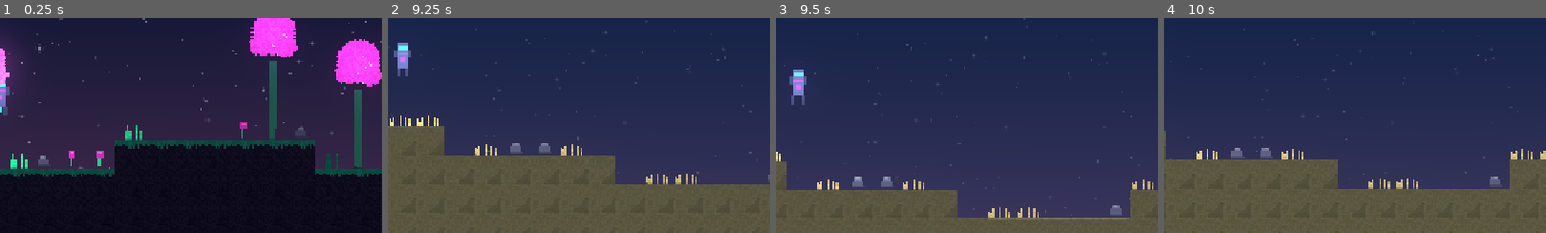
Above: before the commit, frames 1-4 (left to right).
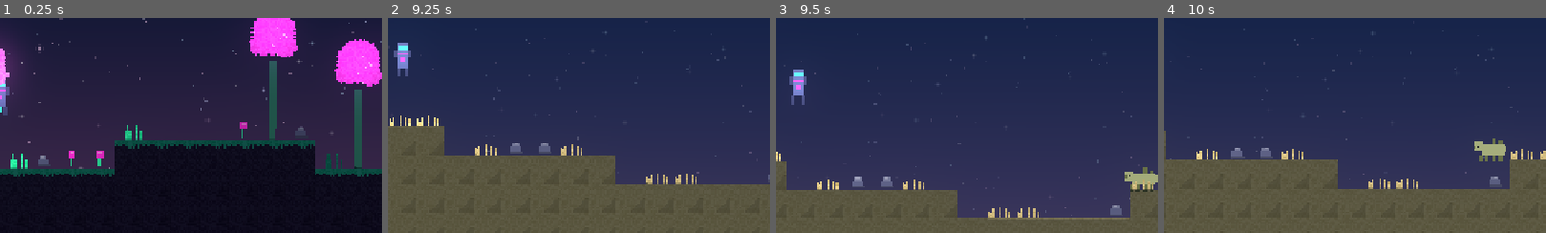
Above: after the commit, the same moments.

Repository: jaygriggsau/exocraft
Game: Godot game, scene res://scenes/Main.tscn
The game is run twice, just before and just after one commit, with the same random seed, the same clock (stepped at 60 frames per second) and the same inputs.
Inputs (mouse positions are % of the whole screen's width and height, from its top left):
- Up to frame 1 (0.25 s): no input
- Up to frame 2 (9.25 s): tap Enter at 0.5 s; move the mouse to (72, 45) at 0.52 s; hold Shift (sprint) 0.53-1.28 s; hold D (move_right) 0.53-2.03 s; click (72, 45) at 0.67 s; tap Space (jump) at 0.77, 1.52, 3.02, 3.77, 4.52, 6.02, 6.77, 7.52, 9.02 s; move the mouse to (30, 55) at 1.27 s; tap P (toggle_enemies) at 1.35, 5.85 s; move the mouse to (60, 28) at 2.02 s; hold A (move_left) 2.03-2.78 s; tap Tab at 2.1, 6.6 s; move the mouse to (45, 70) at 2.77 s; hold D (move_right) 2.78-4.28 s; tap 1 at 2.85, 7.35 s; click (45, 70) at 2.92 s; move the mouse to (80, 65) at 3.52 s; tap 9 at 3.6, 8.1 s; move the mouse to (20, 35) at 4.27 s; hold A (move_left) 4.28-5.03 s; tap 0 at 4.35, 8.85 s; move the mouse to (55, 50) at 5.02 s; hold D (move_right) 5.03-5.78 s; hold Shift (sprint) 5.03-5.78 s; click (55, 50) at 5.17 s; move the mouse to (35, 25) at 5.77 s; hold A (move_left) 5.78-7.28 s; move the mouse to (72, 45) at 6.52 s; move the mouse to (30, 55) at 7.27 s; hold D (move_right) from 7.28 s (still down); click (30, 55) at 7.42 s; move the mouse to (60, 28) at 8.02 s; move the mouse to (45, 70) at 8.77 s
- Up to frame 3 (9.5 s): keep holding D (move_right)
- Up to frame 4 (10 s): move the mouse to (80, 65) at 9.52 s; release D (move_right) at 9.53 s; hold A (move_left) from 9.53 s (still down); hold Shift (sprint) from 9.53 s (still down); click (80, 65) at 9.67 s; tap Space (jump) at 9.77 s
The pictures show only the part of the screen within x 50-100%, y 33-83%; the shares and areas given below are measured in that part.

Frames 1-2 are identical in both runs. In frame 3, 0.5% of the frame differs, in the area x 91-100%, y 69-81%; in frame 4, 0.6%, in the area x 81-90%, y 56-67%.

Commit message:
Add alien fauna: passive and territorial animals
- New data-driven Creature base with two AI modes:
  PASSIVE (wander, flee when hurt) and TERRITORIAL (wander, attack only when
  the player is within detect range), supporting ground + flying + ranged
- Bestiary in EnemySpawner: Grazer, Hopper, Floater (passive) and Crawler,
  Stalker (night), Spitter (ranged), Drone (territorial); weighted, biome- and
  time-gated spawns with biome tinting for grazers/hoppers
- Replaces the old always-aggressive Crawler/Drone scripts
- Projectiles now hit the 'creatures' group; peaceful mode only clears the
  'hostile' group so passive animals keep roaming

https://claude.ai/code/session_01Lbtdt6KHnYyPZuVhH3cTWJ

Diff:
--- a/scripts/autoload/Art.gd
+++ b/scripts/autoload/Art.gd
@@ -227,6 +227,11 @@
 	_sprites["player"] = ImageTexture.create_from_image(_make_player())
 	_sprites["crawler"] = ImageTexture.create_from_image(_make_crawler())
 	_sprites["drone"] = ImageTexture.create_from_image(_make_drone())
+	_sprites["grazer"] = ImageTexture.create_from_image(_make_grazer())
+	_sprites["hopper"] = ImageTexture.create_from_image(_make_hopper())
+	_sprites["floater"] = ImageTexture.create_from_image(_make_floater())
+	_sprites["stalker"] = ImageTexture.create_from_image(_make_stalker())
+	_sprites["spitter"] = ImageTexture.create_from_image(_make_spitter())
 	_sprites["bolt"] = ImageTexture.create_from_image(_make_bolt())
 	_sprites["star"] = ImageTexture.create_from_image(_make_starfield())
 	_sprites["sun"] = ImageTexture.create_from_image(_make_disc(Color("ffe8a8"), Color("ff9a3a")))
@@ -296,6 +301,82 @@
 	img.set_pixel(6, 6, eye.lightened(0.4))
 	_rect(img, 0, 6, 2, 2, sh_l)        # side thrusters
 	_rect(img, 12, 6, 2, 2, sh_l)
+	return img
+
+func _make_grazer() -> Image:
+	# 20x14 docile six-legged grazer
+	var img := _new_image(20, 14)
+	var body := Color("9aa884")
+	var dark := Color("5f6c49")
+	_rect(img, 3, 4, 13, 6, body)
+	_rect(img, 2, 5, 2, 4, body)        # rump
+	_rect(img, 15, 3, 5, 5, body)       # head
+	_rect(img, 19, 5, 1, 2, dark)       # snout
+	img.set_pixel(17, 5, Color("20242a"))   # eye
+	_rect(img, 4, 2, 2, 2, dark)        # back fins
+	_rect(img, 8, 1, 2, 3, dark)
+	for lx in [4, 8, 12, 15]:
+		_rect(img, lx, 10, 2, 4, dark)
+	return img
+
+func _make_hopper() -> Image:
+	# 12x12 small skittish hopper
+	var img := _new_image(12, 12)
+	var body := Color("b06ad0")
+	var dark := Color("6f3f8f")
+	_rect(img, 3, 3, 6, 5, body)
+	img.set_pixel(4, 5, Color("20242a"))
+	img.set_pixel(7, 5, Color("20242a"))
+	_rect(img, 2, 8, 2, 4, dark)        # big folded legs
+	_rect(img, 8, 8, 2, 4, dark)
+	_rect(img, 4, 9, 4, 3, body)
+	return img
+
+func _make_floater() -> Image:
+	# 16x18 drifting jelly-floater
+	var img := _new_image(16, 18)
+	var bell := Color("6fd0e0")
+	var bell_l := Color("aef0ff")
+	for y in 8:
+		var ww := 14 - absi(4 - y)
+		_rect(img, 8 - ww / 2, y, ww, 1, bell if y % 2 == 0 else bell_l)
+	_rect(img, 5, 8, 6, 1, bell_l)
+	for tx in [4, 7, 10]:               # tentacles
+		_rect(img, tx, 9, 1, 8, bell)
+	img.set_pixel(6, 4, Color("20242a"))
+	img.set_pixel(9, 4, Color("20242a"))
+	return img
+
+func _make_stalker() -> Image:
+	# 22x12 sleek territorial predator
+	var img := _new_image(22, 12)
+	var body := Color("3a2350")
+	var body_l := Color("5a3a78")
+	var eye := Color("ff4d4d")
+	_rect(img, 2, 5, 16, 4, body)
+	_rect(img, 3, 5, 14, 1, body_l)
+	_rect(img, 16, 3, 6, 5, body)       # head
+	_rect(img, 20, 5, 2, 2, eye)        # eye
+	for sx in [5, 8, 11, 14]:           # back spikes
+		_rect(img, sx, 3, 1, 2, body_l)
+	for lx in [4, 8, 12, 15]:           # legs
+		_rect(img, lx, 9, 2, 3, body)
+	return img
+
+func _make_spitter() -> Image:
+	# 18x14 squat ranged spitter
+	var img := _new_image(18, 14)
+	var body := Color("4a6a3a")
+	var body_l := Color("6f9a52")
+	var eye := Color("ffd23a")
+	_rect(img, 3, 4, 12, 8, body)
+	_rect(img, 4, 4, 10, 2, body_l)
+	_rect(img, 13, 6, 4, 3, body_l)     # snout/mouth
+	_rect(img, 15, 7, 2, 1, Color("20242a"))   # mouth slit
+	_rect(img, 9, 3, 3, 3, body)        # eye bump
+	_rect(img, 10, 4, 2, 2, eye)
+	for lx in [3, 13]:
+		_rect(img, lx, 11, 3, 3, body)
 	return img
 
 func _make_bolt() -> Image:
--- a/scripts/entities/Crawler.gd
+++ /dev/null
@@ -1,71 +0,0 @@
-class_name Crawler
-extends CharacterBody2D
-## Ground-bound alien bug. Walks toward the player, hops over obstacles, and
-## deals contact damage. Collides only with the world (not the player or other
-## crawlers) so it never shoves things around.
-
-const SPEED := 56.0
-const GRAVITY := 760.0
-const MAX_FALL := 520.0
-const JUMP := -250.0
-const TOUCH_DAMAGE := 8.0
-const TOUCH_RANGE := 14.0
-const MAX_HP := 30.0
-
-var hp := MAX_HP
-var _sprite: Sprite2D
-var _hit_cd := 0.0
-
-func _ready() -> void:
-	add_to_group("enemies")
-	collision_layer = 4
-	collision_mask = 1
-	var shape := CollisionShape2D.new()
-	var r := RectangleShape2D.new()
-	r.size = Vector2(16, 11)
-	shape.shape = r
-	add_child(shape)
-	_sprite = Sprite2D.new()
-	_sprite.texture = Art.sprite("crawler")
-	_sprite.texture_filter = CanvasItem.TEXTURE_FILTER_NEAREST
-	add_child(_sprite)
-
-func _physics_process(dt: float) -> void:
-	_hit_cd = maxf(0.0, _hit_cd - dt)
-	var p = Game.player
-	if p == null:
-		return
-
-	var dx: float = p.global_position.x - global_position.x
-	var dirx := signf(dx)
-	velocity.x = dirx * SPEED
-	_sprite.flip_h = dirx < 0
-
-	if not is_on_floor():
-		velocity.y = minf(velocity.y + GRAVITY * dt, MAX_FALL)
-	elif is_on_wall() and absf(dx) > 4.0:
-		velocity.y = JUMP
-
-	move_and_slide()
-
-	# contact damage
-	if _hit_cd <= 0.0 and global_position.distance_to(p.global_position) <= TOUCH_RANGE:
-		p.take_damage(TOUCH_DAMAGE)
-		_hit_cd = 0.5
-
-	# despawn if the player wanders very far away
-	if global_position.distance_to(p.global_position) > 900.0:
-		queue_free()
-
-func take_damage(amount: float) -> void:
-	hp -= amount
-	modulate = Color(1, 0.4, 0.4)
-	create_tween().tween_property(self, "modulate", Color.WHITE, 0.2)
-	if hp <= 0.0:
-		_die()
-
-func _die() -> void:
-	var drop := ItemPickup.new()
-	drop.setup("scrap", 1 + (randi() % 2), global_position)
-	Game.world.add_child(drop)
-	queue_free()
--- /dev/null
+++ b/scripts/entities/Creature.gd
@@ -0,0 +1,169 @@
+class_name Creature
+extends CharacterBody2D
+## Generic alien animal. Two behaviours:
+##   PASSIVE     - wanders aimlessly, never attacks, flees when hurt
+##   TERRITORIAL - wanders until the player enters detect_range, then attacks
+##                 (contact, or ranged for spitters); calms down out of range
+## Configure the public fields before add_child(); _ready() applies them.
+## Ground creatures collide with the world; flying ones phase through it.
+
+enum { PASSIVE, TERRITORIAL }
+
+const GRAVITY := 760.0
+const MAX_FALL := 520.0
+const JUMP := -250.0
+
+# --- config (set on spawn) ---
+var species := "creature"
+var sprite_name := "grazer"
+var behavior := PASSIVE
+var flying := false
+var max_hp := 20.0
+var move_speed := 45.0
+var body_size := Vector2(16, 12)
+var detect_range := 150.0
+var touch_damage := 8.0
+var touch_range := 14.0
+var ranged := false
+var shoot_range := 170.0
+var shoot_cooldown := 1.6
+var projectile_damage := 8.0
+var projectile_speed := 150.0
+var drops: Array = []          # [[item_id, count, chance], ...]
+var tint := Color.WHITE
+
+# --- runtime ---
+var hp := 0.0
+var _sprite: Sprite2D
+var _state := 0                # 0 wander, 1 chase, 2 flee
+var _wander := 0.0             # ground: direction; flying: heading angle
+var _wander_t := 0.0
+var _flee_t := 0.0
+var _hit_cd := 0.0
+var _shoot_t := 0.0
+var _bob := 0.0
+
+func _ready() -> void:
+	add_to_group("creatures")
+	if behavior == TERRITORIAL:
+		add_to_group("hostile")
+	hp = max_hp
+	collision_layer = 4
+	collision_mask = 0 if flying else 1
+	if flying:
+		motion_mode = CharacterBody2D.MOTION_MODE_FLOATING
+	var shape := CollisionShape2D.new()
+	var r := RectangleShape2D.new()
+	r.size = body_size
+	shape.shape = r
+	add_child(shape)
+	_sprite = Sprite2D.new()
+	_sprite.texture = Art.sprite(sprite_name)
+	_sprite.texture_filter = CanvasItem.TEXTURE_FILTER_NEAREST
+	_sprite.modulate = tint
+	add_child(_sprite)
+	if flying:
+		var l := PointLight2D.new()
+		l.texture = Art.light_texture()
+		l.color = Color("ff5a5a") if behavior == TERRITORIAL else Color("8fe0ff")
+		l.energy = 0.5
+		l.scale = Vector2(0.3, 0.3)
+		add_child(l)
+	_wander = randf() * TAU if flying else (1.0 if randf() < 0.5 else -1.0)
+	_wander_t = randf_range(0.6, 1.8)
+
+func _physics_process(dt: float) -> void:
+	_hit_cd = maxf(0.0, _hit_cd - dt)
+	_shoot_t = maxf(0.0, _shoot_t - dt)
+	_flee_t = maxf(0.0, _flee_t - dt)
+	_bob += dt
+	var p = Game.player
+	if p == null:
+		return
+	var to_player: Vector2 = p.global_position - global_position
+	var dist := to_player.length()
+
+	if _flee_t > 0.0:
+		_state = 2
+	elif behavior == TERRITORIAL and dist <= detect_range:
+		_state = 1
+	else:
+		_state = 0
+
+	if flying:
+		_move_fly(dt, to_player)
+	else:
+		_move_walk(dt, to_player)
+
+	# attacks (territorial only, while engaged)
+	if _state == 1:
+		if ranged:
+			if dist <= shoot_range and _shoot_t <= 0.0:
+				_shoot(to_player.normalized())
+				_shoot_t = shoot_cooldown
+		elif _hit_cd <= 0.0 and dist <= touch_range:
+			p.take_damage(touch_damage)
+			_hit_cd = 0.6
+
+	if dist > 1200.0:
+		queue_free()
+
+func _move_walk(dt: float, to_player: Vector2) -> void:
+	var dir := 0.0
+	match _state:
+		1: dir = signf(to_player.x)
+		2: dir = -signf(to_player.x)
+		_:
+			_wander_t -= dt
+			if _wander_t <= 0.0:
+				_wander_t = randf_range(0.8, 2.4)
+				_wander = [-1.0, 0.0, 0.0, 1.0][randi() % 4]
+			dir = _wander
+	var spd := move_speed * (1.5 if _state == 2 else 1.0)
+	velocity.x = dir * spd
+	if dir != 0.0:
+		_sprite.flip_h = dir < 0
+	if not is_on_floor():
+		velocity.y = minf(velocity.y + GRAVITY * dt, MAX_FALL)
+	elif is_on_wall() and dir != 0.0:
+		velocity.y = JUMP
+	move_and_slide()
+
+func _move_fly(dt: float, to_player: Vector2) -> void:
+	var target := Vector2.ZERO
+	match _state:
+		1: target = to_player.normalized() * move_speed
+		2: target = -to_player.normalized() * move_speed * 1.4
+		_:
+			_wander_t -= dt
+			if _wander_t <= 0.0:
+				_wander_t = randf_range(1.0, 2.6)
+				_wander = randf() * TAU
+			target = Vector2(cos(_wander), sin(_wander)) * move_speed * 0.6
+	velocity = velocity.lerp(target, 0.05)
+	velocity.y += sin(_bob * 3.0) * 5.0
+	if absf(velocity.x) > 1.0:
+		_sprite.flip_h = velocity.x < 0
+	move_and_slide()
+
+func _shoot(dir: Vector2) -> void:
+	var b := Projectile.new()
+	b.setup(global_position + dir * 10.0, dir, projectile_damage, projectile_speed, false)
+	Game.world.add_child(b)
+
+func take_damage(amount: float) -> void:
+	hp -= amount
+	modulate = Color(1, 0.4, 0.4)
+	create_tween().tween_property(self, "modulate", Color.WHITE, 0.2)
+	if behavior == PASSIVE:
+		_flee_t = 4.0          # bolt away when hurt
+	if hp <= 0.0:
+		_die()
+
+func _die() -> void:
+	for d in drops:
+		if randf() <= d[2]:
+			var pk := ItemPickup.new()
+			pk.setup(d[0], d[1], global_position)
+			Game.world.add_child(pk)
+	queue_free()
--- a/scripts/entities/Drone.gd
+++ /dev/null
@@ -1,63 +0,0 @@
-class_name Drone
-extends Node2D
-## Flying sentry drone. Drifts toward the player through the air (phases through
-## terrain like a hovering machine) and deals contact damage. Tougher to reach
-## than crawlers but easy to shoot.
-
-const SPEED := 70.0
-const TOUCH_DAMAGE := 10.0
-const TOUCH_RANGE := 13.0
-const MAX_HP := 22.0
-
-var hp := MAX_HP
-var _vel := Vector2.ZERO
-var _hit_cd := 0.0
-var _bob := 0.0
-
-func setup(pos: Vector2) -> void:
-	global_position = pos
-
-func _ready() -> void:
-	add_to_group("enemies")
-	var s := Sprite2D.new()
-	s.texture = Art.sprite("drone")
-	s.texture_filter = CanvasItem.TEXTURE_FILTER_NEAREST
-	add_child(s)
-	var l := PointLight2D.new()
-	l.texture = Art.light_texture()
-	l.color = Color("ff5a5a")
-	l.energy = 0.7
-	l.scale = Vector2(0.28, 0.28)
-	add_child(l)
-
-func _physics_process(dt: float) -> void:
-	_hit_cd = maxf(0.0, _hit_cd - dt)
-	_bob += dt * 3.0
-	var p = Game.player
-	if p == null:
-		return
-
-	var to: Vector2 = (p.global_position - global_position)
-	_vel = _vel.lerp(to.normalized() * SPEED, 0.05)
-	global_position += _vel * dt
-	position.y += sin(_bob) * 0.2
-
-	if _hit_cd <= 0.0 and global_position.distance_to(p.global_position) <= TOUCH_RANGE:
-		p.take_damage(TOUCH_DAMAGE)
-		_hit_cd = 0.6
-
-	if global_position.distance_to(p.global_position) > 1100.0:
-		queue_free()
-
-func take_damage(amount: float) -> void:
-	hp -= amount
-	modulate = Color(1, 0.4, 0.4)
-	create_tween().tween_property(self, "modulate", Color.WHITE, 0.2)
-	if hp <= 0.0:
-		_die()
-
-func _die() -> void:
-	var drop := ItemPickup.new()
-	drop.setup("energy_core" if randf() < 0.4 else "scrap", 1, global_position)
-	Game.world.add_child(drop)
-	queue_free()
--- a/scripts/entities/Projectile.gd
+++ b/scripts/entities/Projectile.gd
@@ -40,7 +40,7 @@
 		queue_free()
 		return
 	if _from_player:
-		_hit_group("enemies")
+		_hit_group("creatures")
 	else:
 		_hit_player()
 
--- a/scripts/world/EnemySpawner.gd
+++ b/scripts/world/EnemySpawner.gd
@@ -1,47 +1,128 @@
 extends Node
-## Spawns enemies in a ring around the player, just off-screen, up to a cap.
+## Spawns alien fauna in a ring around the player, up to a cap. Species are
+## data-driven (see SPECIES). Passive animals always roam; territorial ones are
+## suppressed while peaceful mode is on.
 
-const INTERVAL := 2.5
-const MAX_ENEMIES := 8
-const MIN_TILES := 16    ## spawn no closer than this (off-screen)
+const INTERVAL := 2.0
+const MAX_CREATURES := 12
+const MIN_TILES := 16
 const MAX_TILES := 24
 
 var _t := 0.0
+var SPECIES := []
 
 func _ready() -> void:
 	Game.enemies_toggled.connect(_on_toggled)
+	SPECIES = [
+		# --- passive animals ---
+		{"id": "grazer", "sprite": "grazer", "behavior": Creature.PASSIVE, "hp": 30.0,
+			"speed": 34.0, "size": Vector2(18, 12), "tint_biome": true, "weight": 3.0,
+			"drops": [["biomass", 1, 0.9], ["biomass", 1, 0.4]]},
+		{"id": "hopper", "sprite": "hopper", "behavior": Creature.PASSIVE, "hp": 14.0,
+			"speed": 74.0, "size": Vector2(12, 10), "tint_biome": true, "weight": 3.0,
+			"drops": [["biomass", 1, 0.6], ["scrap", 1, 0.3]]},
+		{"id": "floater", "sprite": "floater", "behavior": Creature.PASSIVE, "flying": true,
+			"hp": 18.0, "speed": 40.0, "size": Vector2(14, 14), "weight": 2.0,
+			"drops": [["energy_core", 1, 0.3], ["scrap", 1, 0.4]]},
+		# --- territorial animals (attack when player is in range) ---
+		{"id": "crawler", "sprite": "crawler", "behavior": Creature.TERRITORIAL, "hp": 30.0,
+			"speed": 56.0, "size": Vector2(16, 11), "detect": 150.0, "touch": 8.0, "weight": 2.0,
+			"drops": [["scrap", 1, 1.0], ["scrap", 1, 0.4]]},
+		{"id": "stalker", "sprite": "stalker", "behavior": Creature.TERRITORIAL, "hp": 38.0,
+			"speed": 66.0, "size": Vector2(20, 11), "detect": 175.0, "touch": 11.0,
+			"night_only": true, "weight": 2.0,
+			"drops": [["scrap", 1, 1.0], ["metal_ore", 1, 0.3]]},
+		{"id": "spitter", "sprite": "spitter", "behavior": Creature.TERRITORIAL, "hp": 24.0,
+			"speed": 28.0, "size": Vector2(16, 12), "detect": 220.0, "ranged": true,
+			"shoot_range": 200.0, "shoot_cd": 1.6, "pdmg": 8.0, "pspeed": 160.0, "weight": 1.0,
+			"drops": [["scrap", 1, 0.6], ["energy_core", 1, 0.3]]},
+		{"id": "drone", "sprite": "drone", "behavior": Creature.TERRITORIAL, "flying": true,
+			"hp": 22.0, "speed": 70.0, "size": Vector2(14, 14), "detect": 210.0, "touch": 10.0,
+			"weight": 2.0, "drops": [["energy_core", 1, 0.4], ["scrap", 1, 0.5]]},
+	]
 
 func _on_toggled(enabled: bool) -> void:
 	if not enabled:
-		for e in get_tree().get_nodes_in_group("enemies"):
+		# peaceful mode only clears hostile creatures; animals keep roaming
+		for e in get_tree().get_nodes_in_group("hostile"):
 			e.queue_free()
 
 func _process(dt: float) -> void:
-	if not Game.enemies_enabled or Game.player == null or Game.world == null:
+	if Game.player == null or Game.world == null:
 		return
 	_t += dt
 	if _t < INTERVAL:
 		return
 	_t = 0.0
-	if get_tree().get_nodes_in_group("enemies").size() >= MAX_ENEMIES:
+	if get_tree().get_nodes_in_group("creatures").size() >= MAX_CREATURES:
 		return
-	if randf() < 0.6:
-		_spawn_crawler()
+	var pool := _eligible_pool()
+	if pool.is_empty():
+		return
+	_spawn(_pick(pool))
+
+func _eligible_pool() -> Array:
+	var peaceful := not Game.enemies_enabled
+	var night := Game.day_phase() == "Night"
+	var pool := []
+	for s in SPECIES:
+		if peaceful and s.behavior != Creature.PASSIVE:
+			continue
+		if s.get("night_only", false) and not night:
+			continue
+		pool.append(s)
+	return pool
+
+func _pick(pool: Array) -> Dictionary:
+	var total := 0.0
+	for s in pool:
+		total += s.weight
+	var r := randf() * total
+	for s in pool:
+		r -= s.weight
+		if r <= 0.0:
+			return s
+	return pool.back()
+
+func _biome_color(biome: int) -> Color:
+	match biome:
+		World.TUNDRA: return Color("aee8ff")
+		World.DUNES: return Color("d9c27a")
+		World.JUNGLE: return Color("a6ff3a")
+		_: return Color("2bf0a0")
+
+func configure(s: Dictionary, biome: int) -> Creature:
+	var c := Creature.new()
+	c.species = s.id
+	c.sprite_name = s.sprite
+	c.behavior = s.behavior
+	c.flying = s.get("flying", false)
+	c.max_hp = s.hp
+	c.move_speed = s.speed
+	c.body_size = s.size
+	c.detect_range = s.get("detect", 150.0)
+	c.touch_damage = s.get("touch", 8.0)
+	c.ranged = s.get("ranged", false)
+	c.shoot_range = s.get("shoot_range", 170.0)
+	c.shoot_cooldown = s.get("shoot_cd", 1.6)
+	c.projectile_damage = s.get("pdmg", 8.0)
+	c.projectile_speed = s.get("pspeed", 150.0)
+	c.drops = s.drops
+	if s.get("tint_biome", false):
+		c.tint = Color.WHITE.lerp(_biome_color(biome), 0.35)
+	return c
+
+func _spawn(s: Dictionary) -> void:
+	var ptile: Vector2i = Game.world.world_to_tile(Game.player.global_position)
+	var biome: int = Game.world.biome_at(ptile.x)
+	var c := configure(s, biome)
+	if c.flying:
+		var ang := randf() * TAU
+		var d := randi_range(MIN_TILES, MAX_TILES) * World.TILE
+		c.global_position = Game.player.global_position + Vector2(cos(ang), sin(ang)) * d
 	else:
-		_spawn_drone()
-
-func _spawn_crawler() -> void:
-	var side := 1 if randf() < 0.5 else -1
-	var ptile: Vector2i = Game.world.world_to_tile(Game.player.global_position)
-	var tx := ptile.x + side * randi_range(MIN_TILES, MAX_TILES)
-	var ty: int = Game.world.surface_tile_y(tx) - 2
-	var c := Crawler.new()
-	c.global_position = Game.world.tile_to_world_center(Vector2i(tx, ty))
+		var side := 1 if randf() < 0.5 else -1
+		var tx := ptile.x + side * randi_range(MIN_TILES, MAX_TILES)
+		var ty: int = Game.world.surface_tile_y(tx) - 2
+		c.global_position = Game.world.tile_to_world_center(Vector2i(tx, ty))
 	Game.world.add_child(c)
-
-func _spawn_drone() -> void:
-	var ang := randf() * TAU
-	var dist := randi_range(MIN_TILES, MAX_TILES) * World.TILE
-	var d := Drone.new()
-	d.setup(Game.player.global_position + Vector2(cos(ang), sin(ang)) * dist)
-	Game.world.add_child(d)
Not shown, removed: scripts/entities/Crawler.gd.uid
Not shown, added: scripts/entities/Creature.gd.uid
Not shown, removed: scripts/entities/Drone.gd.uid
Not shown, changed: README.md
